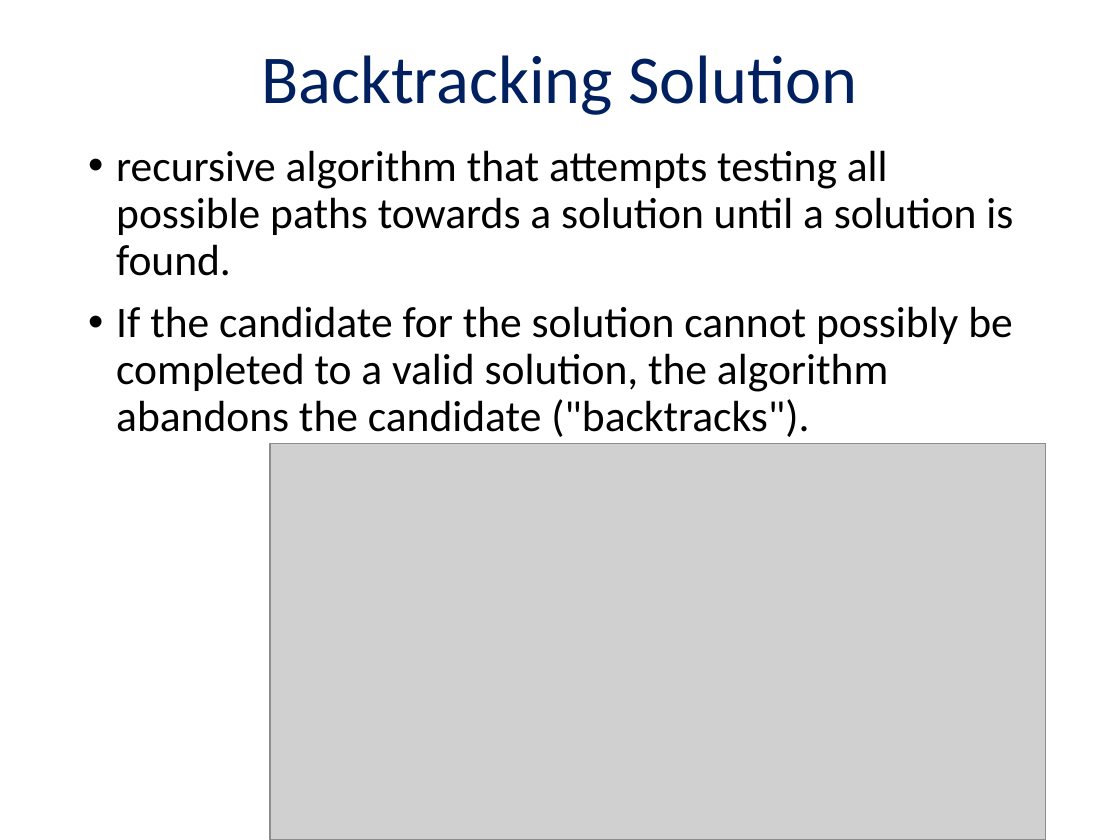
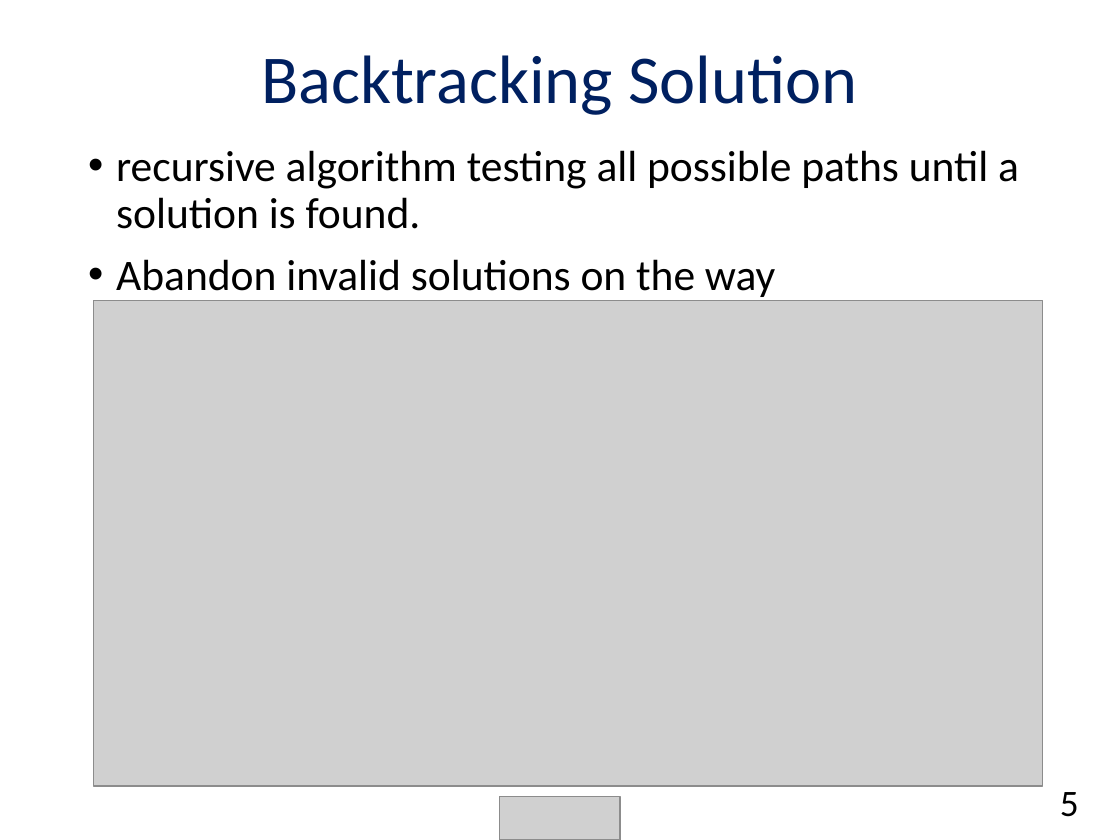
Before and after one commit to chendudai/Sudoku, a slide deck: slide 5 of Presentation/final_presentation.pptx. Drawn at 1120x840 pixels with LibreOffice and Linux fonts; fonts in the diff are those of the drawing; grey boxes stand for pictures. Boxes give left, top, right and bottom in pixels: in the first picture for what was removed or moved away, otherwise in the second. Text is boxed around its words. In the diff, an @@ line names an element or a change of style, - is before the commit and + after.

```diff
--- a/Presentation/final_presentation.pptx
+++ b/Presentation/final_presentation.pptx
@@ text at box(116, 150, 1019, 301): text changed @@
-• recursive algorithm that attempts testing all possible paths towards a solution until a solution is found.
-• If the candidate for the solution cannot possibly be completed to a valid solution, the algorithm abandons the candidate ("backtracks").
+• recursive algorithm testing all possible paths until a solution is found.
+• Abandon invalid solutions on the way
@@ picture: place and size @@
-picture at box(270, 444, 1045, 840)
+picture at box(93, 300, 1043, 786)
@@ picture added at box(500, 796, 619, 840) @@
@@ text added at box(1060, 792, 1079, 817), 24 pt, text #000000 @@
+5
```
Also in this commit, not shown: 17 other slides changed.
